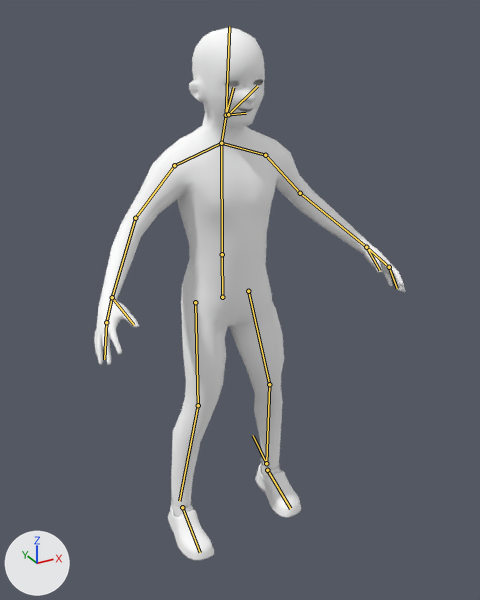
An edit to the Blender file body1.blend, drawn before and after from the same camera.
Both versions are drawn from a 50 mm camera at (-5.82, -12.11, 12.13) aimed at (0.45, -0.72, 6.43). Arrows for +X, +Y and +Z are at lower left; the lights stay in place. Both versions are drawn at the pose saved in each file; the numbers are the values there. The bones that bend it are drawn over the model as lines.

Names of what the first picture shows: 'body'.
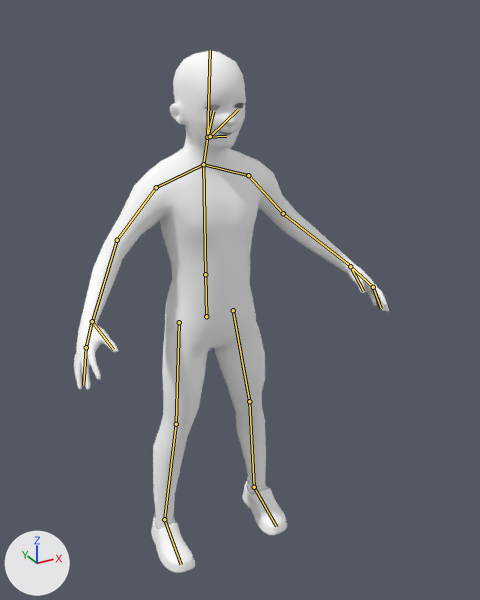
The change in detail:
Bone 'pullBase' (bone_pullbase) moves from (-0.41, 0.0, 0.39) to (0.0, 0.0, 0.0).
Bone 'pullLKneeR' (bone_pulllkneer) moves from (0.33, 0.06, 1.08) to (0.23, 0.05, 0.78).

Boxes [x1, y1, x2, y2] around the edits, measured in the pictures (480 x 600 px):
'body', posed: before [94, 27, 405, 560]; after [74, 50, 389, 573]
